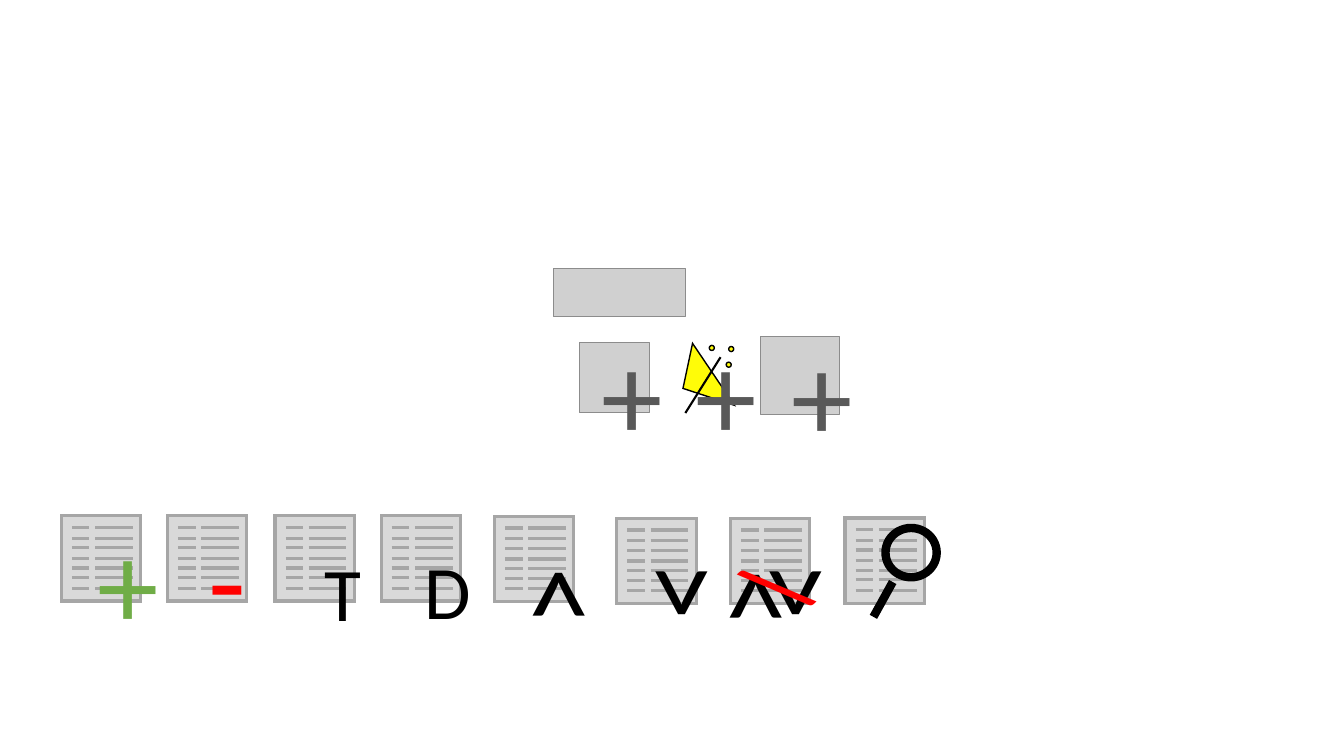
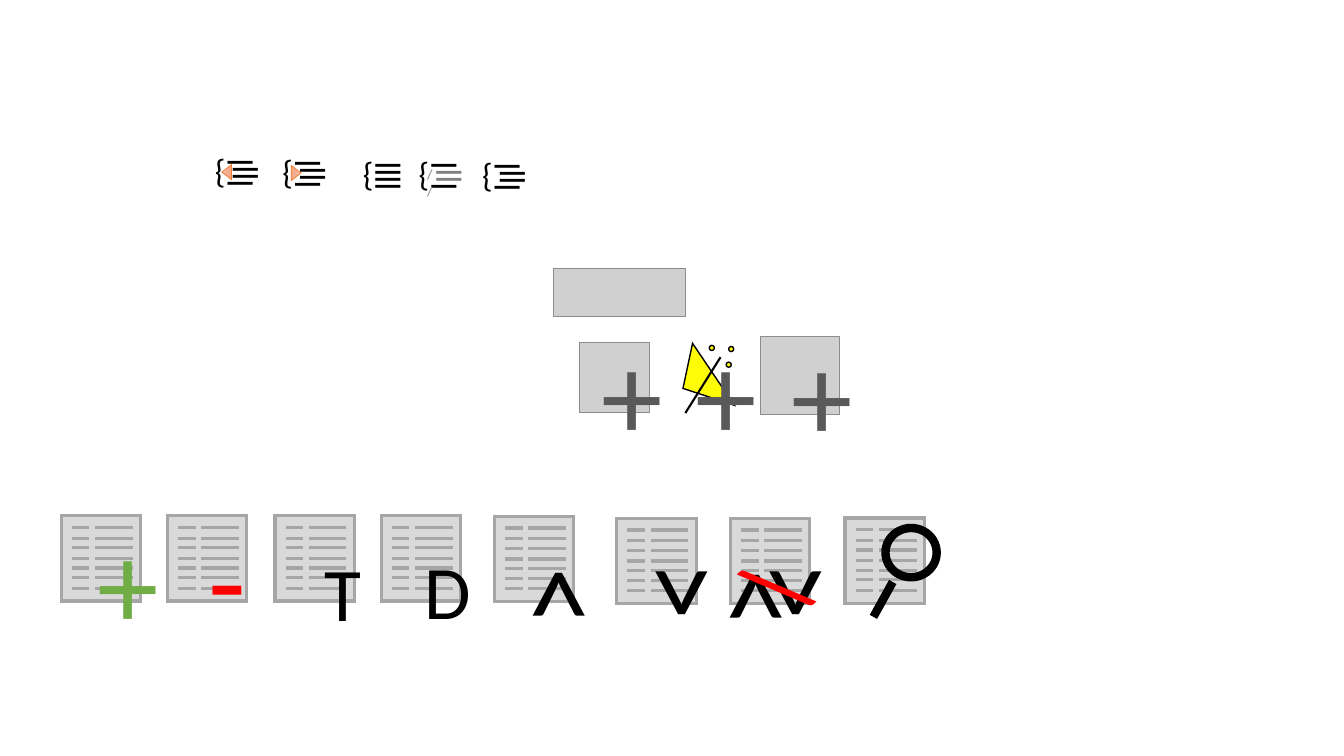
Before and after one commit to bastianvandenbout/LISEM, a slide deck: slide 2 of resources/logo - Copy.pptx. Drawn at 1344x756 pixels with LibreOffice and Linux fonts; fonts in the diff are those of the drawing; grey boxes stand for pictures. Boxes give left, top, right and bottom in pixels: in the first picture for what was removed or moved away, otherwise in the second. Text is boxed around its words. In the diff, an @@ line names an element or a change of style, - is before the commit and + after.

```diff
--- a/resources/logo - Copy.pptx
+++ b/resources/logo - Copy.pptx
@@ text added at <box>218,103,263,174</box>, 36 pt, text #000000 @@
+_
@@ text added at <box>223,109,268,180</box>, 36 pt, text #000000 @@
+_
@@ text added at <box>223,116,268,188</box>, 36 pt, text #000000 @@
+_
@@ text added at <box>285,104,331,175</box>, 36 pt, text #000000 @@
+_
@@ text added at <box>290,111,336,182</box>, 36 pt, text #000000 @@
+_
@@ text added at <box>290,117,336,189</box>, 36 pt, text #000000 @@
+_
@@ text added at <box>366,106,411,177</box>, 36 pt, text #000000 @@
+_
@@ text added at <box>366,112,411,184</box>, 36 pt, text #000000 @@
+_
@@ text added at <box>366,119,411,191</box>, 36 pt, text #000000 @@
+_
@@ text added at <box>421,106,467,177</box>, 36 pt, text #000000 @@
+_
@@ text added at <box>426,112,472,184</box>, 36 pt, text #808080 @@
+_
@@ text added at <box>426,119,472,191</box>, 36 pt, text #808080 @@
+_
@@ text added at <box>485,107,530,178</box>, 36 pt, text #000000 @@
+_
@@ text added at <box>490,114,535,186</box>, 36 pt, text #000000 @@
+_
@@ text added at <box>205,145,242,196</box>, 24 pt, text #000000 @@
+{
@@ text added at <box>218,123,263,195</box>, 36 pt, text #000000 @@
+_
@@ text added at <box>272,146,310,197</box>, 24 pt, text #000000 @@
+{
@@ text added at <box>285,124,331,196</box>, 36 pt, text #000000 @@
+_
@@ text added at <box>353,148,390,199</box>, 24 pt, text #000000 @@
+{
@@ text added at <box>366,126,411,198</box>, 36 pt, text #000000 @@
+_
@@ text added at <box>409,148,447,199</box>, 24 pt, text #000000 @@
+{
@@ text added at <box>421,126,467,198</box>, 36 pt, text #000000 @@
+_
@@ text added at <box>472,149,509,200</box>, 24 pt, text #000000 @@
+{
@@ text added at <box>485,127,530,199</box>, 36 pt, text #000000 @@
+_
@@ text added at <box>490,120,535,192</box>, 36 pt, text #000000 @@
+_
@@ triangle added at <box>222,165,232,180</box>, fill gradient #F7BDA5 to #F5B196 to #F8A582, outline #ED7D31 0.5 pt @@
@@ triangle added at <box>291,166,301,181</box>, fill gradient #F7BDA5 to #F5B196 to #F8A582, outline #ED7D31 0.5 pt @@
@@ text added at <box>417,161,445,189</box>, 10 pt, text #808080 @@
+//
```
Also in this commit, not shown: 27 other files.
